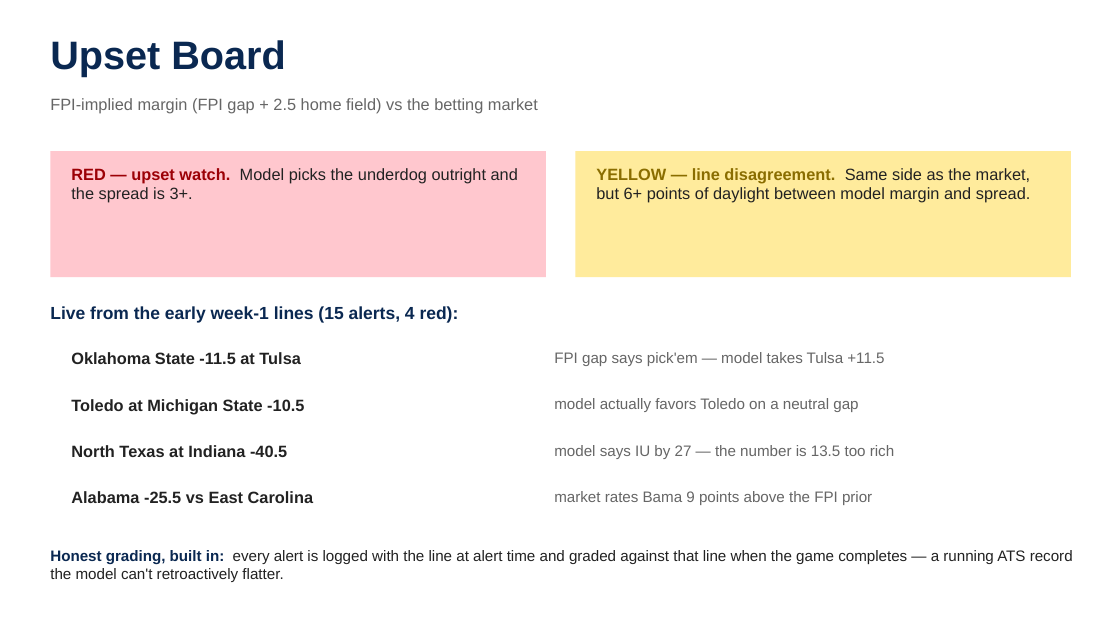
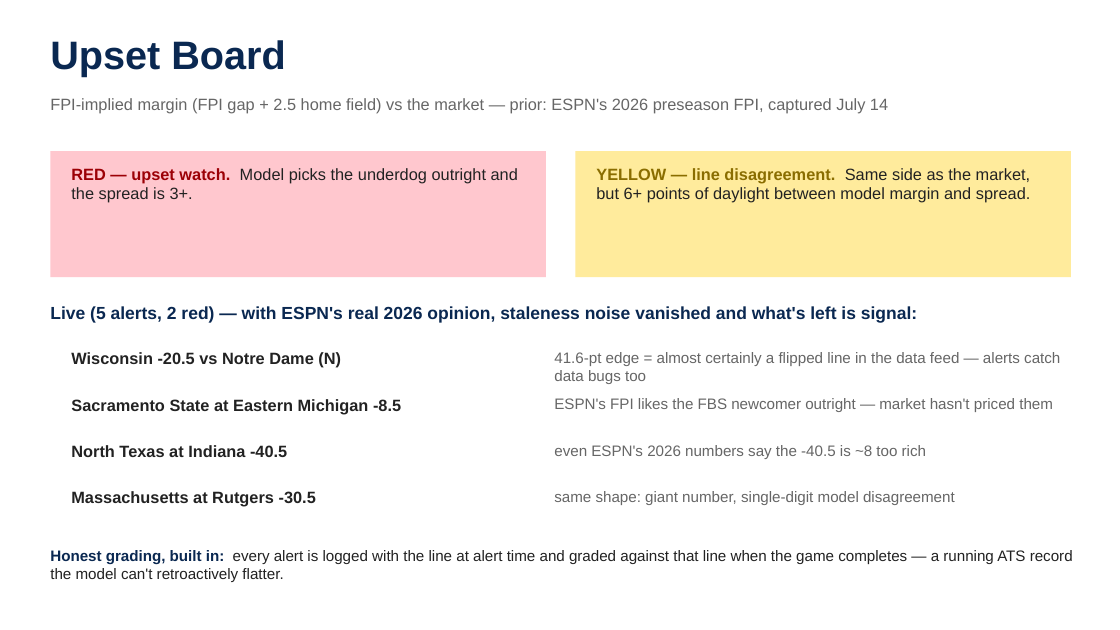
Before and after one commit to lucasalvarezflorida-lab/ncaa-fbs-analytics, a slide deck: slide 7 of NCAA_FBS_Analytics_System.pptx. Drawn at 1120x630 pixels with LibreOffice and Linux fonts; fonts in the diff are those of the drawing. Boxes give left, top, right and bottom in pixels: in the first picture for what was removed or moved away, otherwise in the second. Text is boxed around its words. In the diff, an @@ line names an element or a change of style, - is before the commit and + after.

```diff
--- a/NCAA_FBS_Analytics_System.pptx
+++ b/NCAA_FBS_Analytics_System.pptx
@@ text at box(50, 98, 888, 114): text changed @@
-FPI-implied margin (FPI gap + 2.5 home field) vs the betting market
+FPI-implied margin (FPI gap + 2.5 home field) vs the market — prior: ESPN's 2026 preseason FPI, captured July 14
@@ text at box(50, 306, 917, 323): text changed @@
-Live from the early week-1 lines (15 alerts, 4 red):
+Live (5 alerts, 2 red) — with ESPN's real 2026 opinion, staleness noise vanished and what's left is signal:
@@ text at box(71, 352, 341, 368): text changed @@
-Oklahoma State -11.5 at Tulsa
+Wisconsin -20.5 vs Notre Dame (N)
@@ text at box(554, 352, 1060, 384): text changed @@
-FPI gap says pick'em — model takes Tulsa +11.5
+41.6-pt edge = almost certainly a flipped line in the data feed — alerts catch data bugs too
@@ text at box(71, 399, 401, 414): text changed @@
-Toledo at Michigan State -10.5
+Sacramento State at Eastern Michigan -8.5
@@ text at box(554, 398, 1053, 412): text changed @@
-model actually favors Toledo on a neutral gap
+ESPN's FPI likes the FBS newcomer outright — market hasn't priced them
@@ text at box(554, 445, 926, 459): text changed @@
-model says IU by 27 — the number is 13.5 too rich
+even ESPN's 2026 numbers say the -40.5 is ~8 too rich
@@ text at box(71, 491, 316, 507): text changed @@
-Alabama -25.5 vs East Carolina
+Massachusetts at Rutgers -30.5
@@ text at box(554, 491, 955, 505): text changed @@
-market rates Bama 9 points above the FPI prior
+same shape: giant number, single-digit model disagreement
```
Also in this commit, not shown: 4 other slides changed, 1 slide added.
